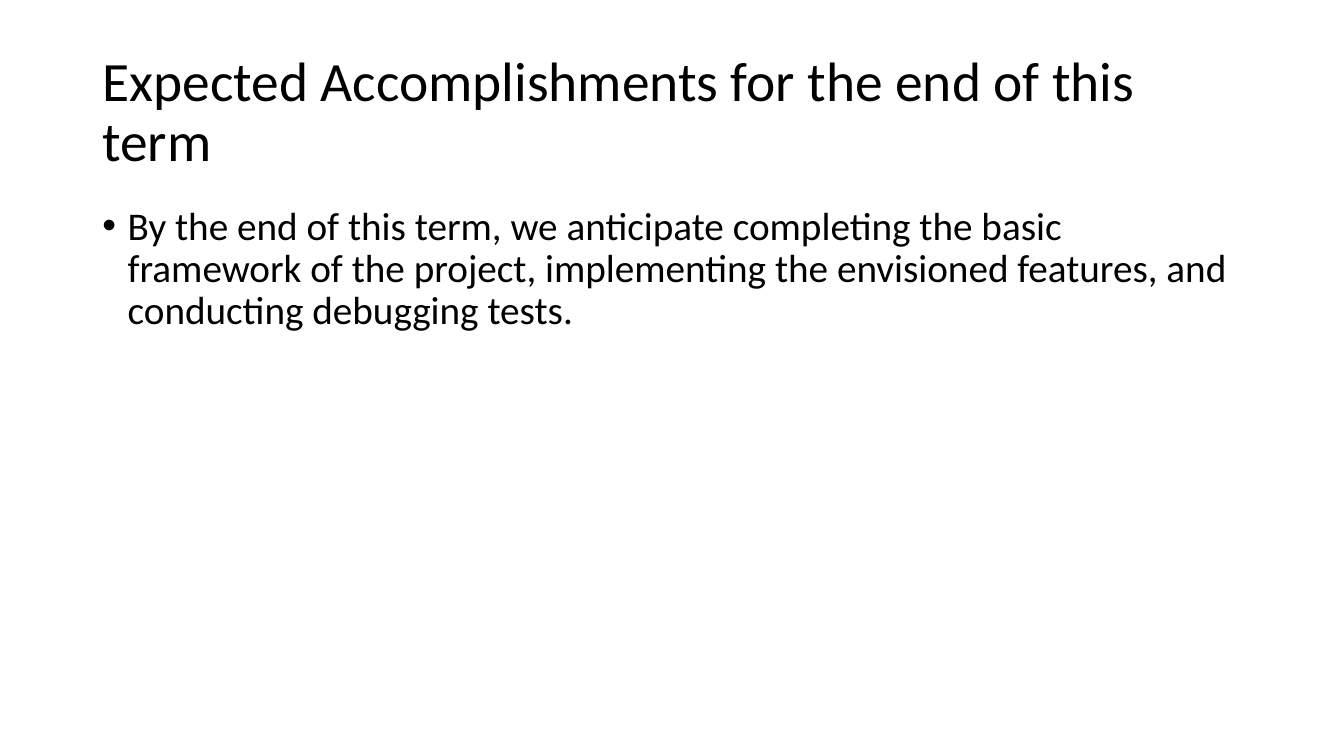
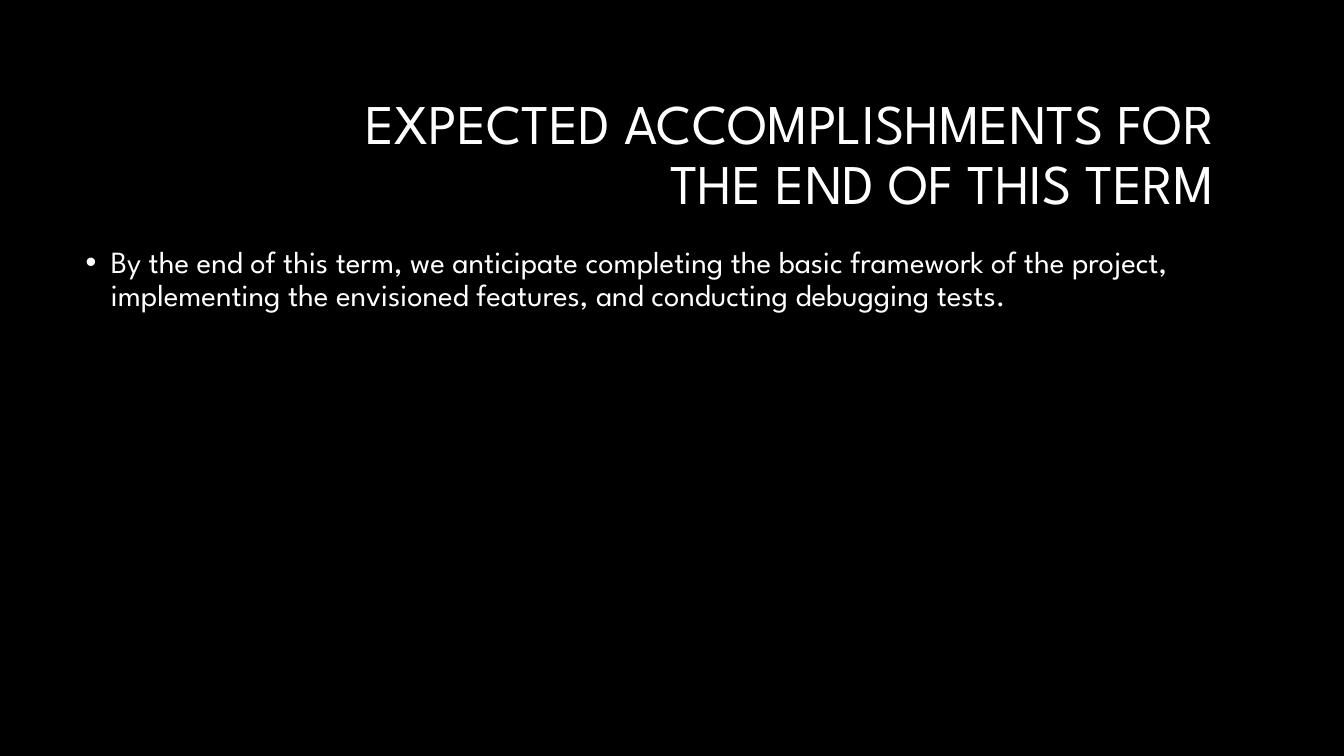
Before and after one commit to HaoranWang11/CS-Senior-DSGN-1, a slide deck: slide 8 of loglock.pptx. Drawn at 1344x756 pixels with LibreOffice and Linux fonts; fonts in the diff are those of the drawing; background and template pictures are left out. Boxes give left, top, right and bottom in pixels: in the first picture for what was removed or moved away, otherwise in the second. Text is boxed around its words. In the diff, an @@ line names an element or a change of style, - is before the commit and + after.

```diff
--- a/loglock.pptx
+++ b/loglock.pptx
@@ background #FFFFFF to #000000 @@
@@ title at [365, 106, 1214, 205]: text changed; size 39.6 to 40 pt; font Calibri to League Spartan; text colour #000000 to #FFFFFF @@
-Expected Accomplishments for the end of this term
+EXPECTED ACCOMPLISHMENTS FOR THE END OF THIS TERM
@@ text "By the end of this ...": place and size @@
-text "By the end of this ..." at [128, 212, 1226, 331]
+text "By the end of this ..." at [111, 251, 1167, 313]
@@ text "By the end of this ..." at [111, 251, 1167, 313]: size 28 to 22 pt, font Calibri to League Spartan, text colour #000000 to #FFFFFF @@
```
Also in this commit, not shown: 8 other slides changed, 1 slide added, 1 slide removed.
